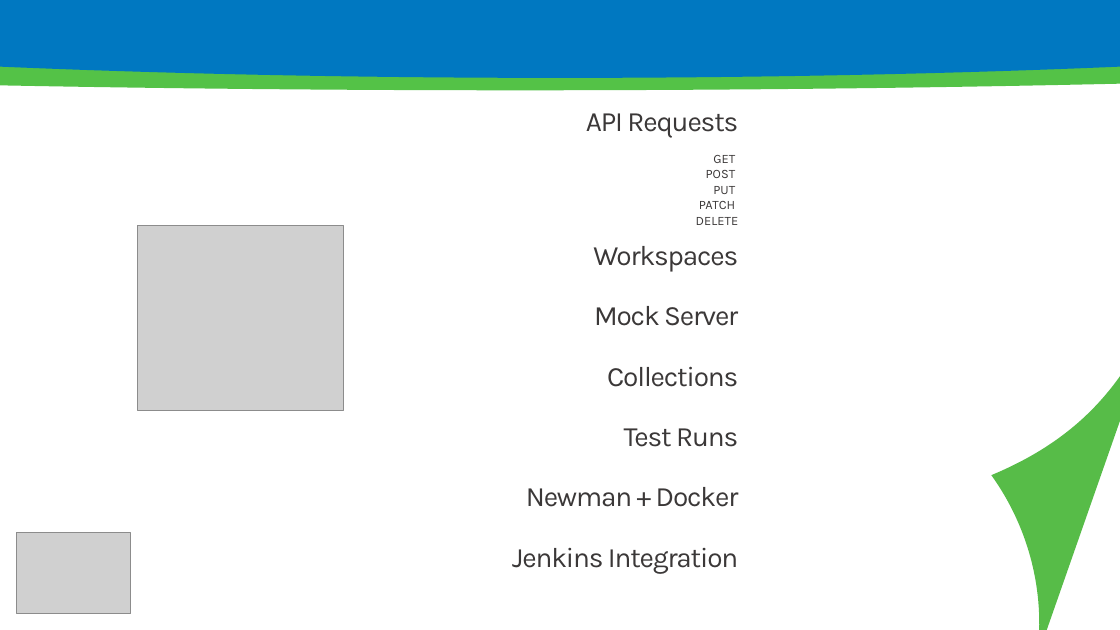
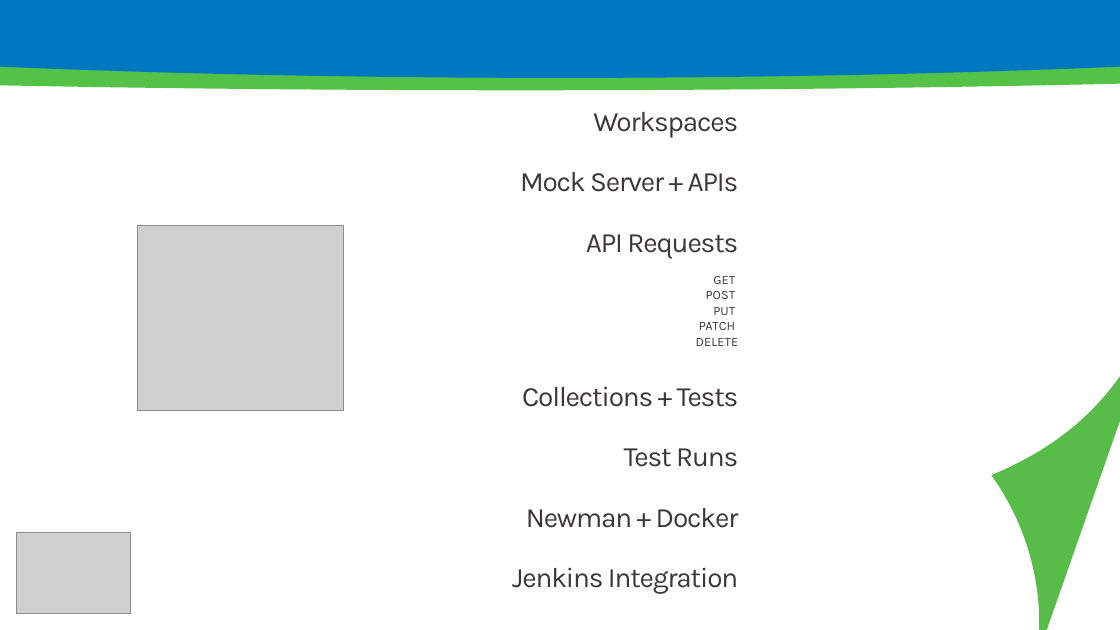
Before and after one commit to cerqueiraedu/rent-a-movie, a slide deck: slide 2 of content/ACELERA - Postman.pptx. Drawn at 1120x630 pixels with LibreOffice and Linux fonts; fonts in the diff are those of the drawing; grey boxes stand for pictures; background and template pictures are left out. Boxes give left, top, right and bottom in pixels: in the first picture for what was removed or moved away, otherwise in the second. Text is boxed around its words. In the diff, an @@ line names an element or a change of style, - is before the commit and + after.

Commit message:
adding movies management collection

```diff
--- a/content/ACELERA - Postman.pptx
+++ b/content/ACELERA - Postman.pptx
@@ text at box(520, 112, 739, 192): paragraphs added @@
+Workspaces
+Mock Server + APIs
@@ text at box(522, 386, 739, 407): text changed @@
-Workspaces
-Mock Server
-Collections
+Collections + Tests
```
Also in this commit, not shown: 2 other files.
